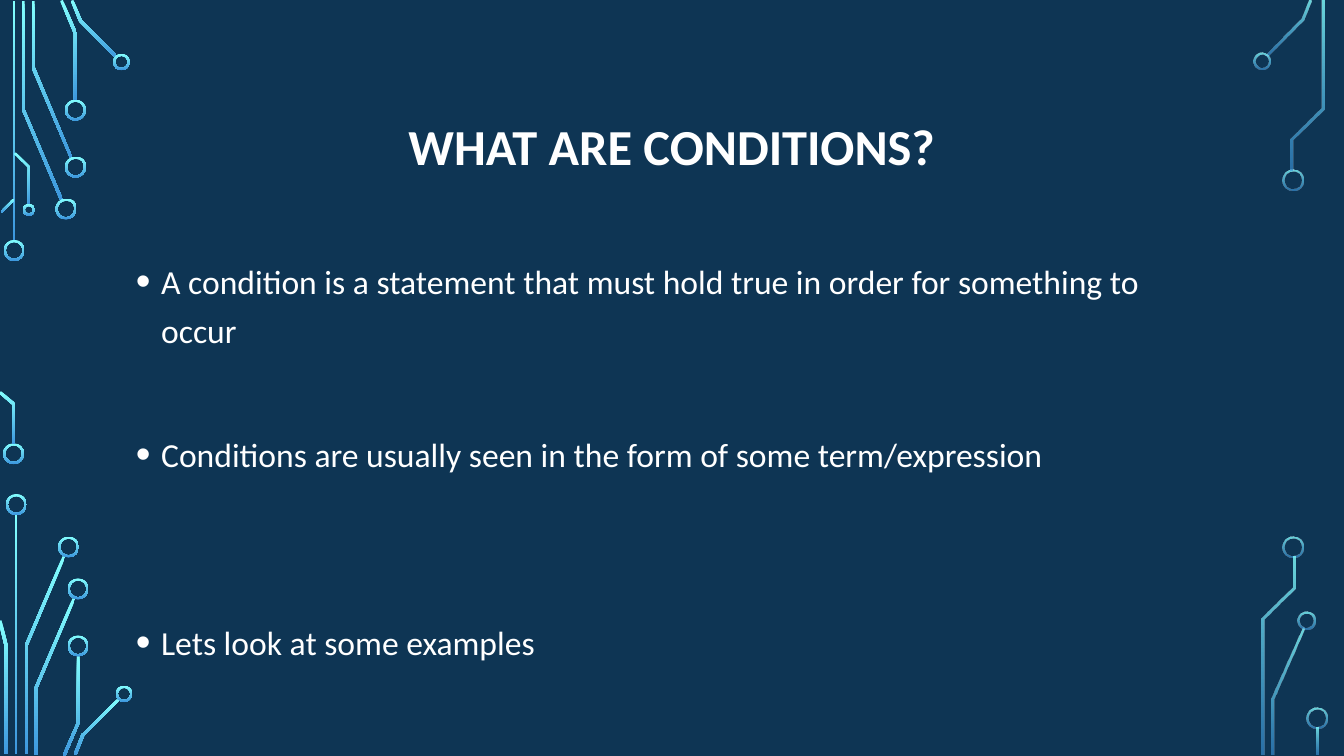
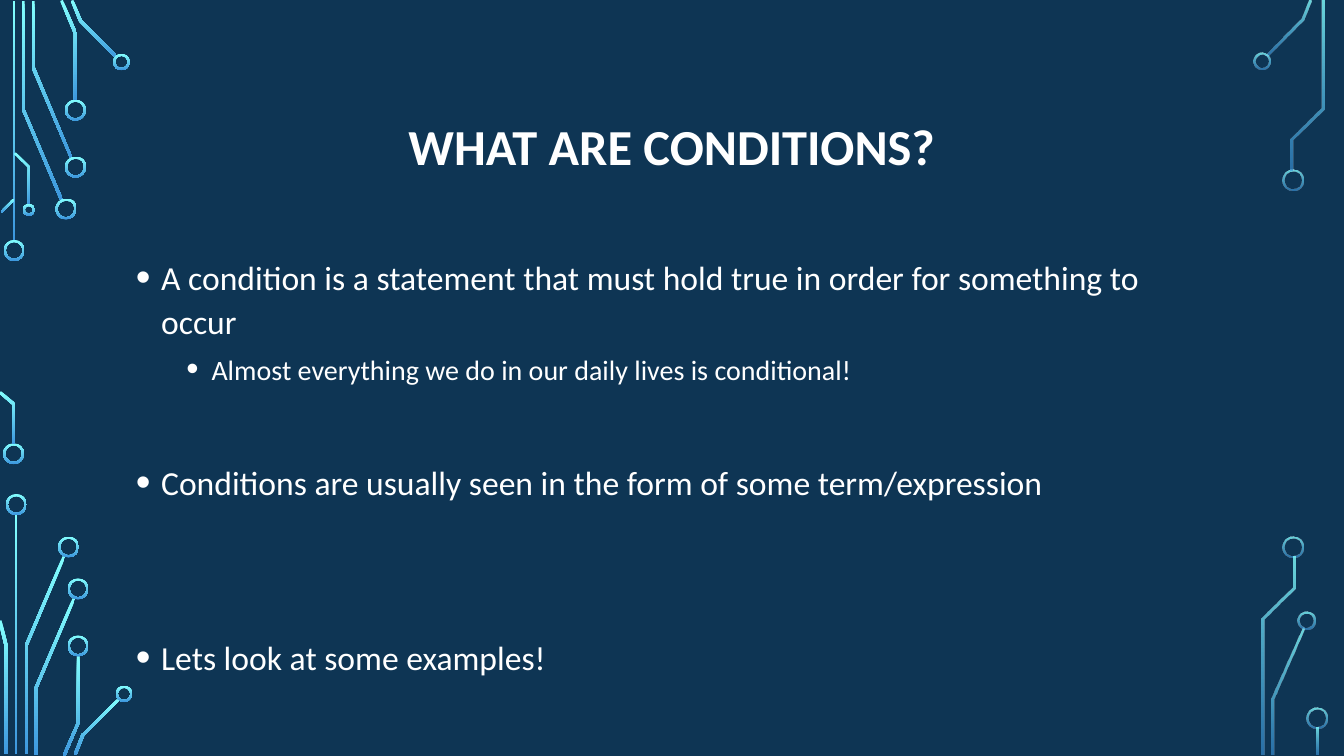
Before and after one commit to psypdt/ZIS_C-_Summer_Course_2019, a slide deck: slide 3 of Day_2/Day_2.pptx. Drawn at 1344x756 pixels with LibreOffice and Linux fonts; fonts in the diff are those of the drawing; background and template pictures are left out. Boxes give left, top, right and bottom in pixels: in the first picture for what was removed or moved away, otherwise in the second. Text is boxed around its words. In the diff, an @@ line names an element or a change of style, - is before the commit and + after.

```diff
--- a/Day_2/Day_2.pptx
+++ b/Day_2/Day_2.pptx
@@ text at [161, 266, 1139, 501]: line spacing 1.2 to 1.1 @@
@@ text at [212, 360, 851, 385]: paragraph added @@
+  • Almost everything we do in our daily lives is conditional!
@@ text at [161, 646, 545, 676]: text changed @@
-• Lets look at some examples
+• Lets look at some examples!
```
Also in this commit, not shown: 1 other slide changed.
